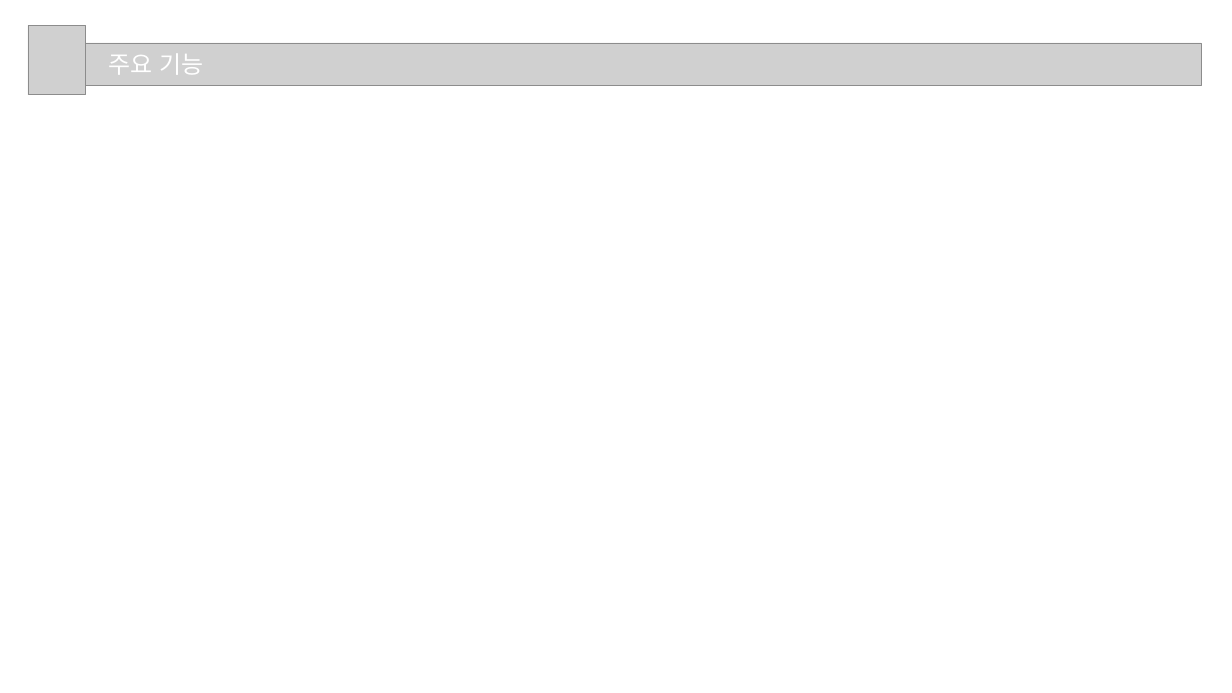
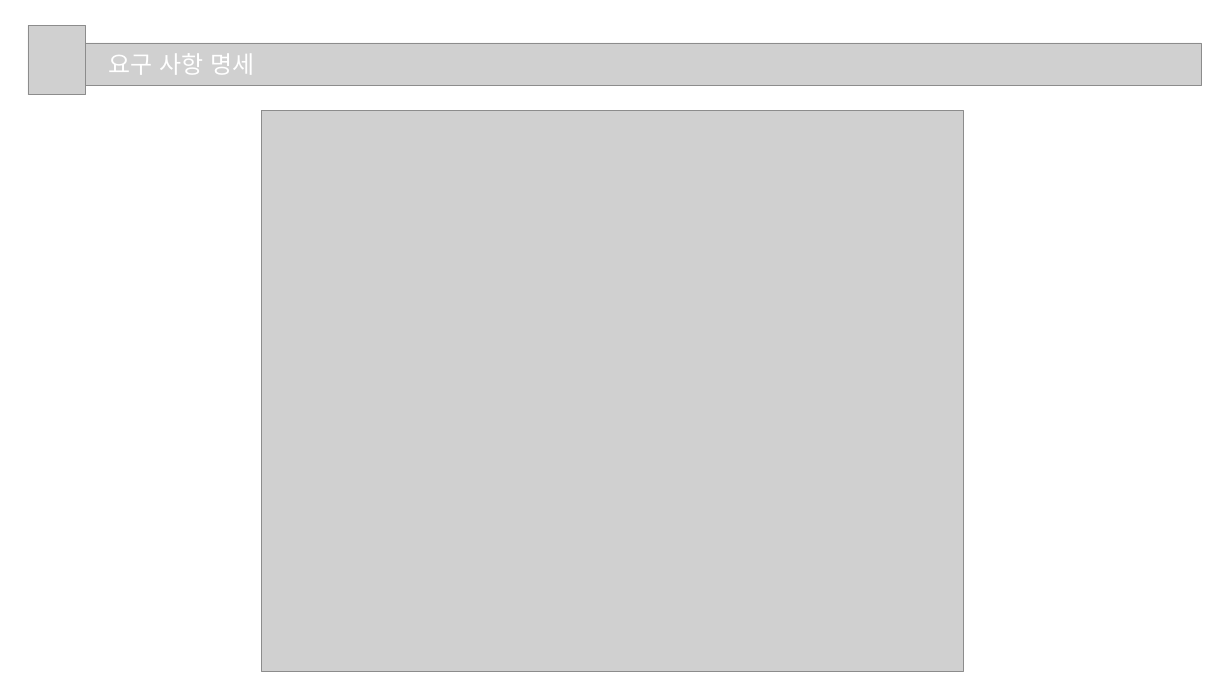
Before and after one commit to bhs0906/JavaFX_Oracle_Project, a slide deck: slide 5 of 3조_프로젝트2.pptx. Drawn at 1232x693 pixels with LibreOffice and Linux fonts; fonts in the diff are those of the drawing; grey boxes stand for pictures. Boxes give left, top, right and bottom in pixels: in the first picture for what was removed or moved away, otherwise in the second. Text is boxed around its words. In the diff, an @@ line names an element or a change of style, - is before the commit and + after.

```diff
--- a/3조_프로젝트2.pptx
+++ b/3조_프로젝트2.pptx
@@ text at [109,53,254,75]: text changed @@
-주요 기능
+요구 사항 명세
@@ picture added at [262,110,963,671] @@
```
Also in this commit, not shown: 4 other slides changed, 6 slides added.
